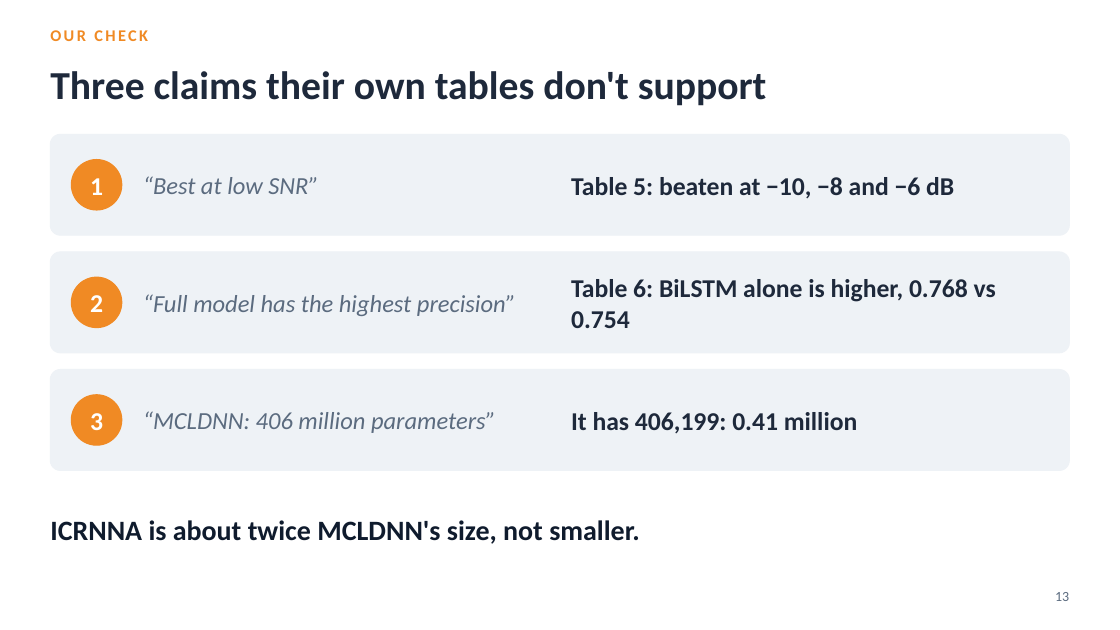
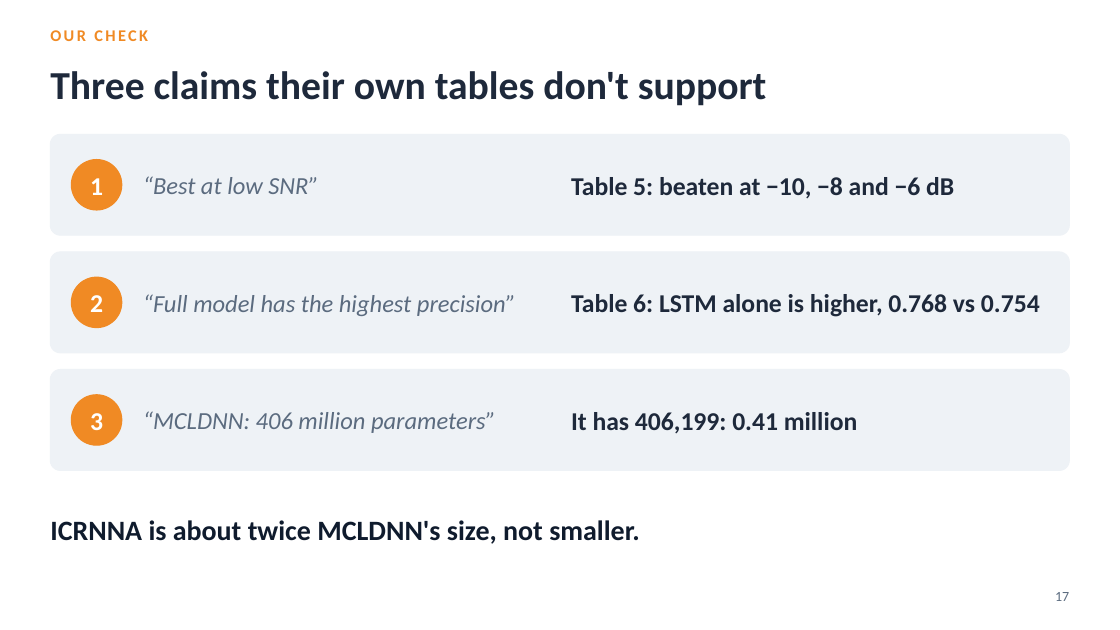
Before and after one commit to YusufBilo78/amc, a slide deck: slide 17 of deck/moshe_paper_icrnna.pptx (slide 13 before the commit). Drawn at 1120x630 pixels with LibreOffice and Linux fonts; fonts in the diff are those of the drawing. Boxes give left, top, right and bottom in pixels: in the first picture for what was removed or moved away, otherwise in the second. Text is boxed around its words. In the diff, an @@ line names an element or a change of style, - is before the commit and + after.

```diff
--- a/deck/moshe_paper_icrnna.pptx
+++ b/deck/moshe_paper_icrnna.pptx
@@ text at (571, 294, 1040, 317): text changed @@
-Table 6: BiLSTM alone is higher, 0.768 vs 0.754
+Table 6: LSTM alone is higher, 0.768 vs 0.754
@@ text at (1055, 592, 1069, 601): text changed @@
-13
+17
```
Also in this commit, not shown: 10 other slides changed, 9 slides added, 5 slides removed, 6 other files.
